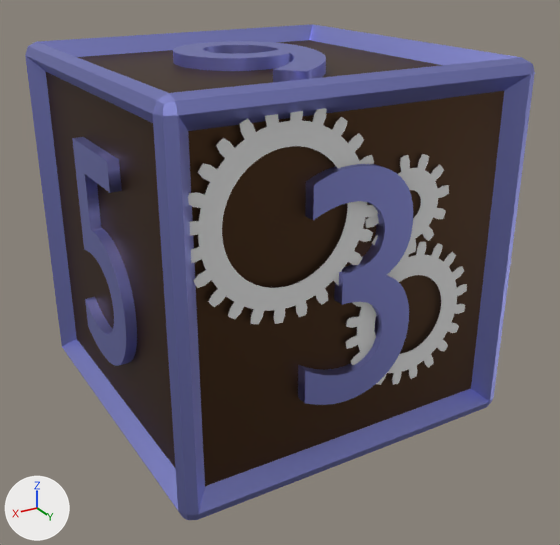
A saved change to the Blender file gears/dice.blend.
Both versions are drawn from a 50 mm camera at (108.6, 190.9, 79.7) aimed at (-1.6, 7.1, -12.2). Arrows for +X, +Y and +Z are at lower left; the lights stay in place.

Names of what the first picture shows: 'Gear.009', 'Gear.010', 'Gear.011', 'Text', 'Text.003', 'Text.005', 'd6'.
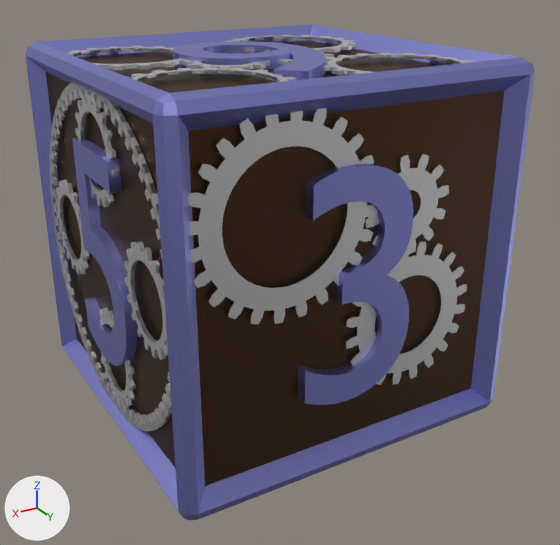
Location of each change, [x1, y1, x2, y2] in pixels of the pictures (560 x 545 px):
'Gear.009', recoloured: [188, 108, 378, 324] in both
'Gear.012', added: after [49, 82, 172, 431]
'Gear.001', added: after [124, 241, 168, 360]
'Gear.013', added: after [75, 93, 118, 207]
'Gear.007', added: after [55, 179, 90, 275]
'Gear.016', added: after [131, 67, 297, 82]
'Gear.019', added: after [324, 53, 474, 75]
'Gear.018', added: after [67, 46, 191, 70]
'Gear.014', added: after [98, 308, 136, 407]
'Gear.020', added: after [224, 35, 356, 53]
'Gear.015', added: after [184, 61, 270, 70]
'Gear.017', added: after [277, 52, 335, 65]

What the commit changed:
me_gear_009 has 672 vertices, 576 faces and spans x -25.8..25.8, y -25.8..25.8, z -0.1..0.1.
me_gear_009 now uses material mat_steel_gear (white #e7e7e7).
Mesh me_gear_022 is new.
It has 504 vertices, 432 faces and spans x -20.9..20.9, y -21.1..21.1, z -0.5..0.5.
It uses material mat_steel_gear (white #e7e7e7).
Mesh me_gear_017 is new.
It has 336 vertices, 288 faces and spans x -11.3..11.3, y -11.3..11.3, z -0.5..0.5.
It uses material mat_steel_gear (white #e7e7e7).
Mesh me_gear_016 is new.
It has 504 vertices, 432 faces and spans x -14.3..14.3, y -14.4..14.4, z -0.5..0.5.
It uses material mat_steel_gear (white #e7e7e7).
Mesh me_gear_012 is new.
It has 1680 vertices, 1440 faces and spans x 47.9..50.1, y -47.3..47.3, z -47.3..47.3.
It uses material mat_steel_gear (white #e7e7e7).
Object 'Gear.020' (ob_gear_020) is new; it shows me_gear_022.
Its parent is ob_d6.
Its location is (-25.77, -27.11, 49.0).
Its rotation in degrees is (0, 0, 11).
Object 'Gear.019' (ob_gear_019) is new; it shows a copy of me_gear_022.
Its parent is ob_d6.
Its location is (-26.64, 26.38, 49.0).
Its rotation in degrees is (0, 0, 12).
Object 'Gear.018' (ob_gear_018) is new; it shows a copy of me_gear_022.
Its parent is ob_d6.
Its location is (29.07, -25.22, 49.0).
Its rotation in degrees is (0, 0, 11).
Object 'Gear.017' (ob_gear_017) is new; it shows me_gear_017.
Its parent is ob_d6.
Its location is (-10.52, 0.0, 49.0).
Object 'Gear.016' (ob_gear_016) is new; it shows a copy of me_gear_022.
Its parent is ob_d6.
Its location is (29.07, 25.43, 49.0).
Its rotation in degrees is (0, 0, 11).
Object 'Gear.015' (ob_gear_015) is new; it shows a copy of me_gear_017.
Its parent is ob_d6.
Its location is (10.68, 0.0, 49.0).
Its rotation in degrees is (0, 0, 14).
Object 'Gear.014' (ob_gear_014) is new; it shows me_gear_016.
Its parent is ob_d6.
Its location is (49.0, 0.0, -29.98).
Its rotation in degrees is (-90, 80, -90).
Object 'Gear.013' (ob_gear_013) is new; it shows a copy of me_gear_016.
Its parent is ob_d6.
Its location is (49.0, 0.0, 29.98).
Its rotation in degrees is (-90, 80, -90).
Object 'Gear.012' (ob_gear_012) is new; it shows me_gear_012.
Its parent is ob_d6.
Its location is (0.0, 0.0, 0.0).
Object 'Gear.007' (ob_gear_007) is new; it shows a copy of me_gear_016.
Its parent is ob_d6.
Its location is (49.0, -29.98, 0.0).
Its rotation in degrees is (-90, 50, -90).
Object 'Gear.001' (ob_gear_001) is new; it shows a copy of me_gear_016.
Its parent is ob_d6.
Its location is (49.0, 29.98, 0.0).
Its rotation in degrees is (-90, 50, -90).
